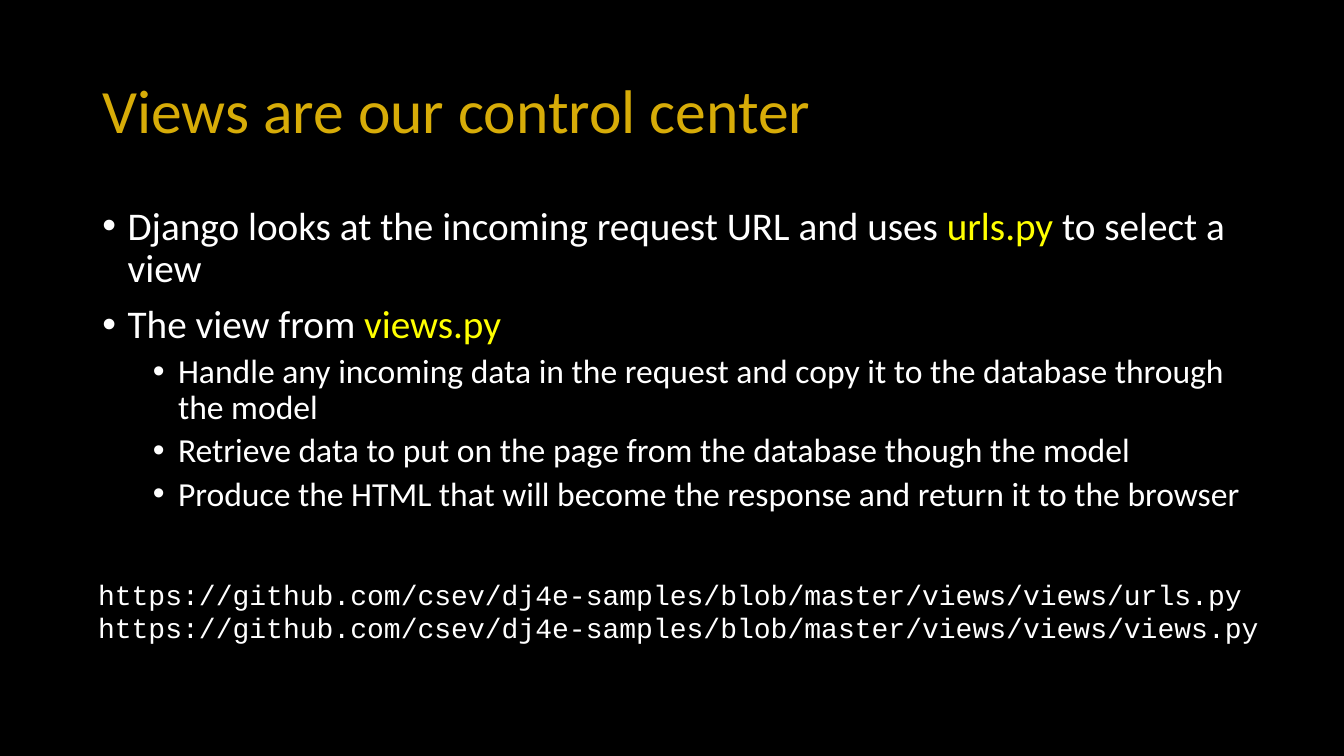
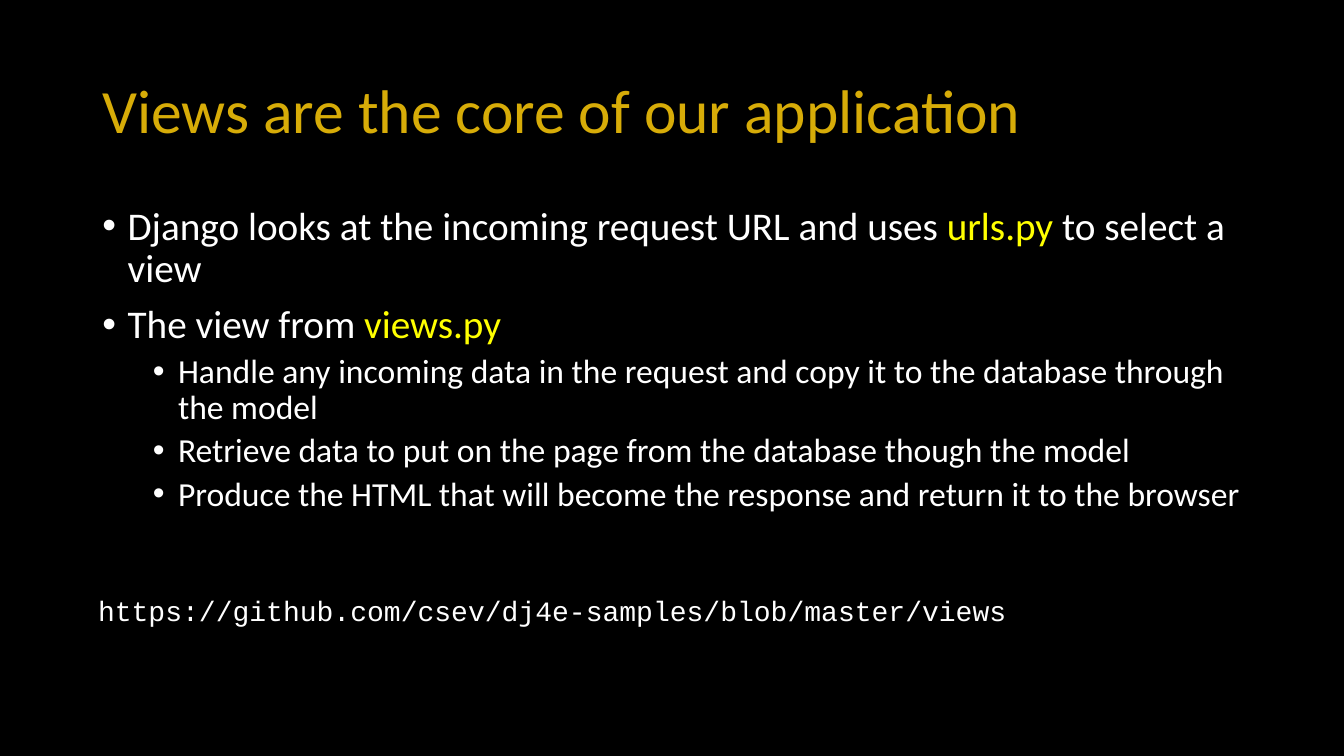
Before and after one commit to csev/dj4e, a slide deck: slide 3 of lectures/DJ-06-Views-Templates.pptx. Drawn at 1344x756 pixels with LibreOffice and Linux fonts; fonts in the diff are those of the drawing. Boxes give left, top, right and bottom in pixels: in the first picture for what was removed or moved away, otherwise in the second. Text is boxed around its words. In the diff, an @@ line names an element or a change of style, - is before the commit and + after.

```diff
--- a/lectures/DJ-06-Views-Templates.pptx
+++ b/lectures/DJ-06-Views-Templates.pptx
@@ title at <box>102,90,1020,143</box>: text changed @@
-Views are our control center
+Views are the core of our application
@@ text at <box>98,602,1006,627</box>: text changed @@
-https://github.com/csev/dj4e-samples/blob/master/views/views/urls.py
-https://github.com/csev/dj4e-samples/blob/master/views/views/views.py
+https://github.com/csev/dj4e-samples/blob/master/views
```
Also in this commit, not shown: 4 other slides changed, 1 slide added, 3 other files.
